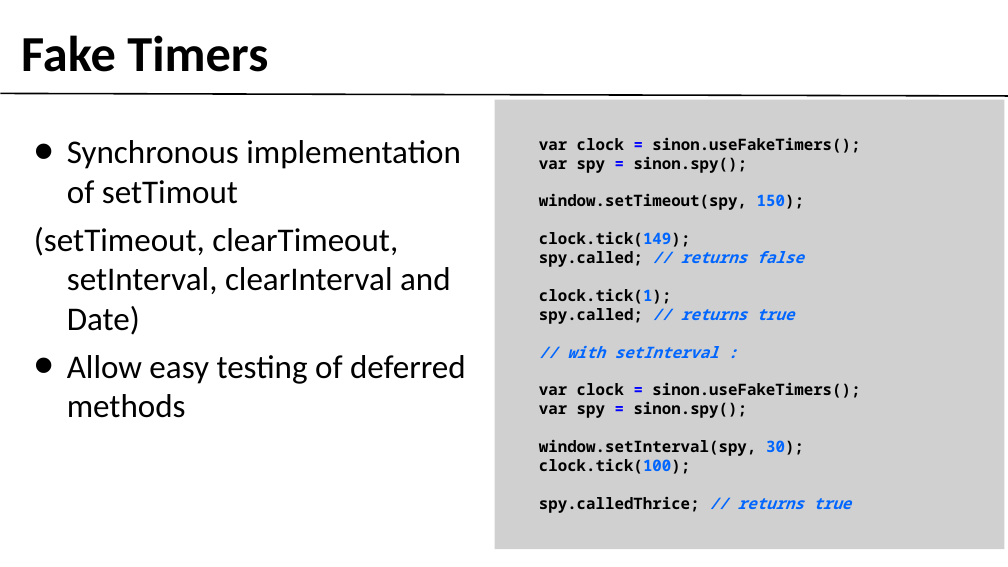
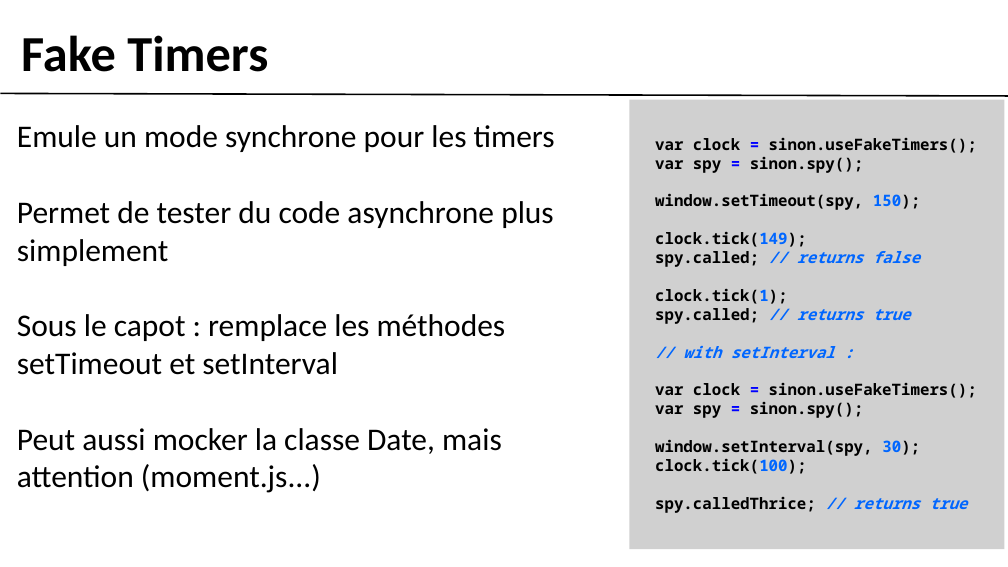
Before and after one commit to gobengo/devoxx-panorama-js-testing, a slide deck: slide 7 of doc/sinonjs_part.ppt. Drawn at 1008x567 pixels with LibreOffice and Linux fonts; fonts in the diff are those of the drawing; grey boxes stand for pictures; background and template pictures are left out. Boxes give left, top, right and bottom in pixels: in the first picture for what was removed or moved away, otherwise in the second. Text is boxed around its words. In the diff, an @@ line names an element or a change of style, - is before the commit and + after.

Commit message:
sinon prez - relecture 1 done.

```diff
--- a/doc/sinonjs_part.ppt
+++ b/doc/sinonjs_part.ppt
@@ picture: place and size @@
-picture at [495, 100, 1005, 549]
+picture at [629, 100, 1005, 549]
@@ text "var clock = sinon.useFakeTimers();": place and size @@
-text "var clock = sinon.useFakeTimers();" at [539, 138, 860, 513]
+text "var clock = sinon.useFakeTimers();" at [655, 138, 977, 513]
@@ text added at [17, 125, 555, 493], 40 pt, text #000000 @@
+Emule un mode synchrone pour les timers
+Permet de tester du code asynchrone plus simplement
+Sous le capot : remplace les méthodes setTimeout et setInterval
+Peut aussi mocker la classe Date, mais attention (moment.js...)
@@ text removed at [34, 140, 466, 418] @@
-• Synchronous implementation of setTimout
-(setTimeout, clearTimeout, setInterval, clearInterval and Date)
-• Allow easy testing of deferred methods
```
Also in this commit, not shown: 8 other slides changed, 5 slides added, 4 slides removed, 2 other files.
